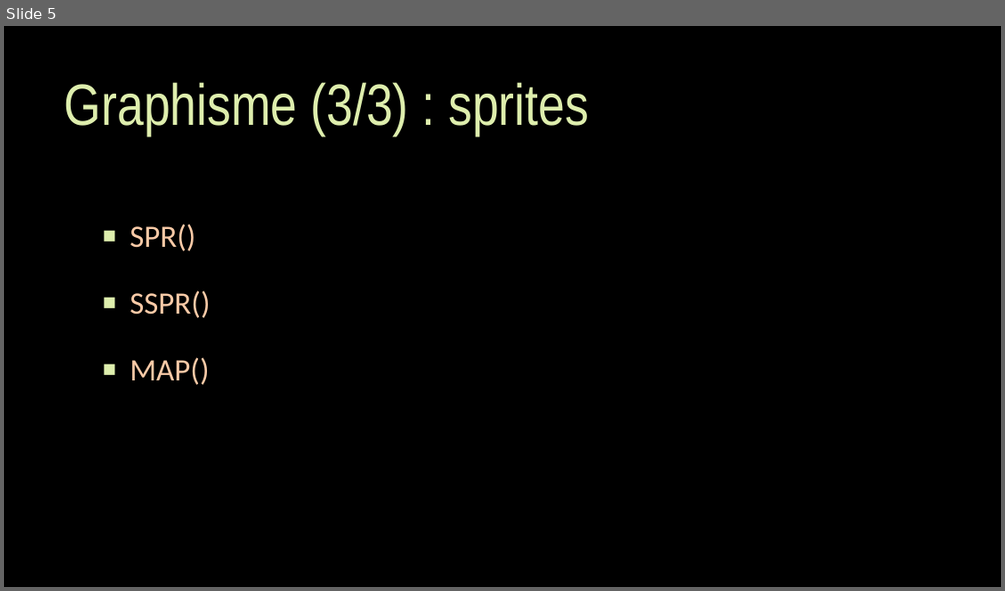
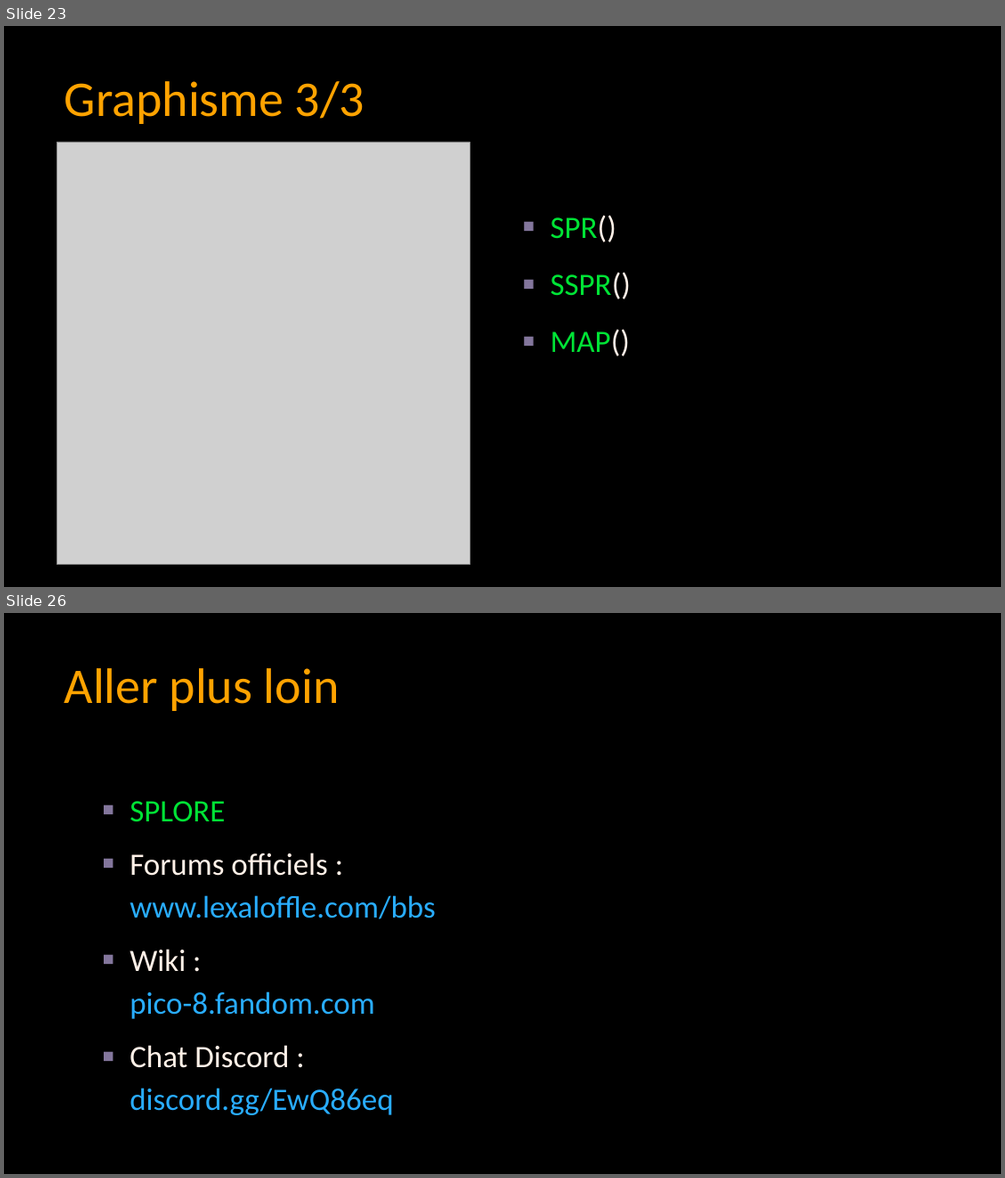
Before and after one commit to samhocevar/cookie-party-pico8-workshop, a slide deck: pico8-workshop.pptx. Shown one above the other, each under a label of ours: slide 5 before the commit, slides 23 and 26 after it; the slides between them are not shown. The pictures are 1005x591 and 1005x1178 pixels, drawn with LibreOffice and Linux fonts; fonts in the diff are those of the drawing; grey boxes stand for pictures; background and template pictures are left out. Boxes give left, top, right and bottom in pixels: in the first picture for what was removed or moved away, otherwise in the second. Text is boxed around its words. In the diff, an @@ line names an element or a change of style, - is before the commit and + after.

```diff
--- a/pico8-workshop.pptx
+++ b/pico8-workshop.pptx
@@ slide 26 added at bbox=[4, 613, 1001, 1174], background picture (left out) @@
@@ title added at bbox=[65, 668, 340, 711], 48 pt, text #FFA300 @@
+Aller plus loin
@@ text added at bbox=[129, 801, 436, 1115], 30 pt, text #29ADFF @@
+▪ SPLORE
+▪ Forums officiels :
+  www.lexaloffle.com/bbs
+▪ Wiki :
+  pico-8.fandom.com
+▪ Chat Discord :
+  discord.gg/EwQ86eq
@@ what was slide 5 is now slide 23 @@
@@ slide 23 changed as well @@
@@ title at bbox=[65, 81, 364, 124]: text changed; size 56 to 48 pt; font Arial Narrow to Calibri; text colour #DEEEAD to #FFA300 @@
-Graphisme (3/3) : sprites
+Graphisme 3/3
@@ picture added at bbox=[57, 142, 470, 564] @@
@@ text "SPR()": place and size @@
-text "SPR()" at bbox=[129, 224, 210, 385]
+text "SPR()" at bbox=[550, 215, 631, 356]
@@ text "SPR()" at bbox=[550, 215, 631, 356]: text colour #F9CAA7 to #00E436, text colour #F9CAA7 to #FFF1E8 in "SPR()", "SSPR()", "MAP()"; line spacing 1.5 to 1.25; bullet colour #DEEEAD to #83769C @@
```
Also in this commit, not shown: 3 other slides changed, 21 other slides added, 1 other file.
